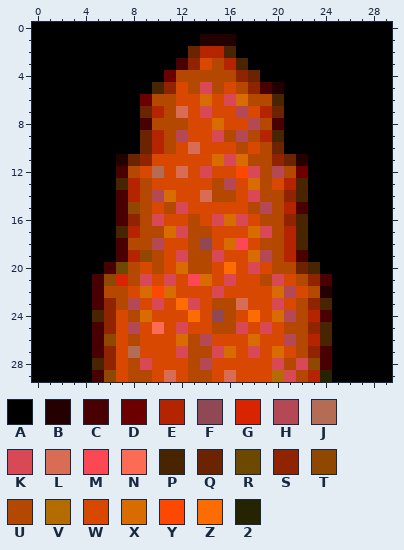
Two states of a pixel-art sprite, resources/tail_up.png. Above: the version before the commit.
The file is 30x30 pixels.
Palette (. is transparent): A #000000  B #240000  C #480000  D #6c0000  E #b42400  F #904855  G #d82400  H #b44855  J #b46c55  K #d84855  L #d86c55  M #fc4855  N #fc6c55  P #482400  Q #6c2400  R #6c4800  S #902400  T #904800  U #b44800  V #b46c00  W #d84800  X #d86c00  Y #fc4800  Z #fc6c00  2 #242400
Pixels before, first column x 0:
 0 AAAAAAAAAAAAAAAAAAAAAAAAAAAAAA
 1 AAAAAAAAAAAAAABBBAAAAAAAAAAAAA
 2 AAAAAAAAAAAAAQEEPAAAAAAAAAAAAA
 3 AAAAAAAAAAAACSWUEPAAAAAAAAAAAA
 4 AAAAAAAAAAADUUUUUSQAAAAAAAAAAA
 5 AAAAAAAAAAPSWUKUWUSCBAAAAAAAAA
 6 AAAAAAAAADUUWWXWKXUUPAAAAAAAAA
 7 AAAAAAAAAQEULWKWWHWEQAAAAAAAAA
 8 AAAAAAAAACUUUWWXWWHUCAAAAAAAAA
 9 AAAAAAAAAQEUHWWKUHUEPAAAAAAAAA
10 AAAAAAAAAQEUWLWWWUWUQAAAAAAAAA
11 AAAAAAABQSWWWWWXKXUUSQBAAAAAAA
12 AAAAAAACUWJWLWKWWYKUHUDAAAAAAA
13 AAAAAAAPEUWWWWWUHWXUWEPAAAAAAA
14 AAAAAAACEUHXWWLUUWKUUSPAAAAAAA
15 AAAAAAACTUWUKWWWWWUHUECAAAAAAA
16 AAAAAAACSUKWWUWKXKWUUSPAAAAAAA
17 AAAAAAAPEUUXKUUWWWXKUEPAAAAAAA
18 AAAAAAACUUHWWUFWXMWUUEPAAAAAAA
19 AAAAAAACETUWKUUKWWXHUECAAAAAAA
20 AAAAAACRUWUWXUUWZWKWUUQPAAAAAA
21 AAAAACTGUKWKWMXWKWWUKWUSCAAAAA
22 AAAAACUUWXYXWWWKWWWWXHWUBAAAAA
23 AAAAACSUHWKWZKWUULWWKWUSPAAAAA
24 AAAAAPSWUXWWWZWFUWZWXHUECAAAAA
25 AAAAACSWHWNWKWWUUKWKWUUSPAAAAA
26 AAAAACTWUWWWXUHWWWXWWHUEPAAAAA
27 AAAAACSWJWWWKUUKXWKWXWUSCAAAAA
28 AAAAAPSWUKWWWUHWWWWWKUKTCAAAAA
29 AAAAACTWUUWLWUUWLWWWVKUE2AAAAA
And afterwards:
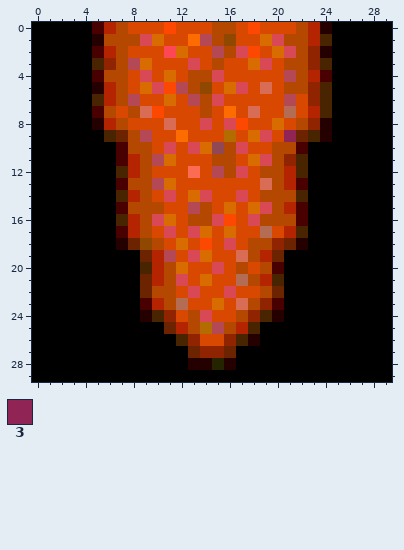
Colours new in this view: 3 #902455
What changed:
Changed rows in their new state; - is an unchanged pixel.
first column x 5:
 0 CEUWWWYWWWUUWYWWWUEB
 1 BUUUKXWWZHUTWWXKUUEP
 2 CEUWWWMXWWHUKYWXKUSB
 3 PSUHXWWWK--WWXKWUUSP
 4 CUUWKWXW--KWWWWWHUEC
 5 BEUWXKYH-TWXKWLWUUSP
 6 PEUHWWX-HUKWWWWWHWSP
 7 CUWULYWW-U-ZWLWWJWEP
 8 BEUWWWLW-KWKYWWXWUSB
 9 -PQUHWWZ--WVWXKW3QPB
10 --CUUWK-KXFUK-WUUC--
11 --CEUHX---UUWXKUSP--
12 --PEUW-WNWHUKW-UEP--
13 --CU-HX---WW-WLU-C--
14 --P--WK-XKWWKW--U---
15 ---U-UWWHU-X-XK-----
16 --PE--X--U-YWK--UC--
17 --C--WKWKX-X-WJW----
18 --BQTU-XWY-KWU-SQB--
19 --AAQEHWKXW-LUEQAA--
20 -AAAPEU-WWKWUWUCAAA-
21 AAAAQEUKW--WJUEPAAAA
22 AAAAQUU-K-WK--UQAAAA
23 AAAACEUJW-XW-USCAAAA
24 AAAABPS-UKWWUSPBAAAA
25 AAAAAAQEUVH-EPAAAAAA
26 AAAAAAAPSW-SPBAAAAAA
27 AAAAAAAAQSSQAAAAAAAA
28 AAAAAAAABB2BAAAAAAAA
29 AAAAAAAAAAAAAAAAAAAA
